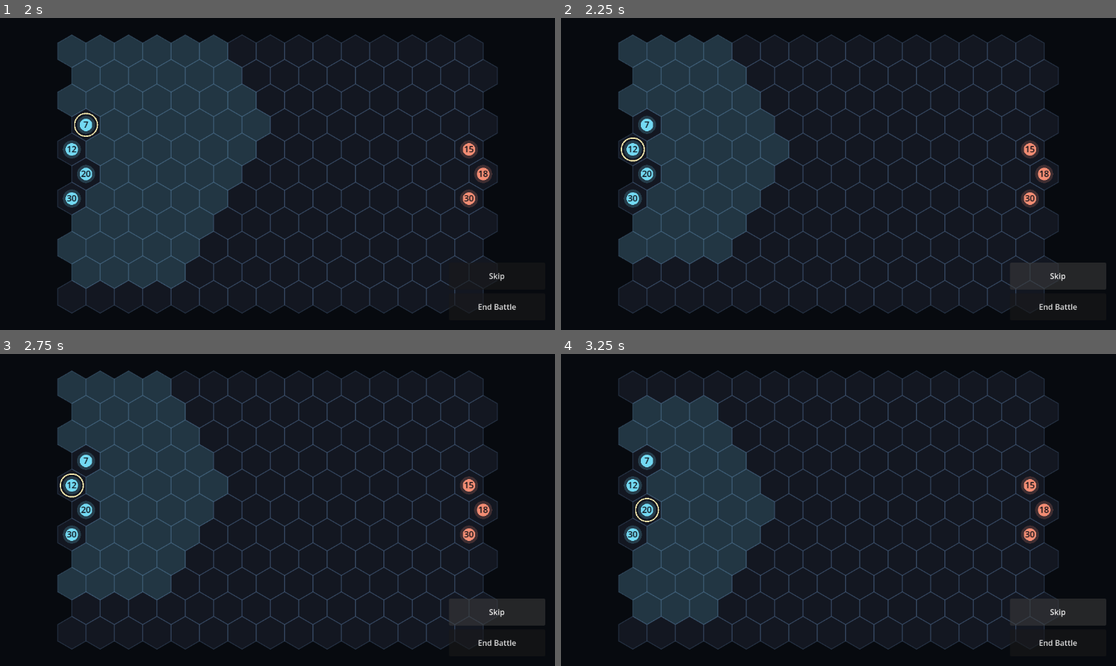
Above: before the commit, frames 1-4 (two rows, left to right).
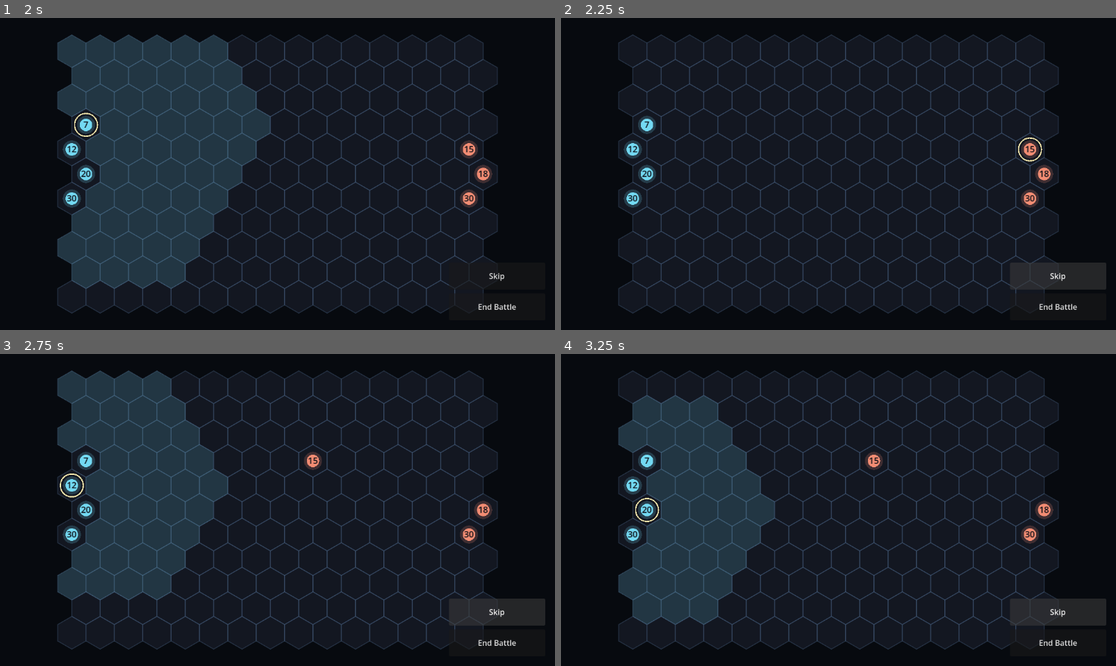
Above: after the commit, the same moments.

Repository: aweussom/noHeroes3
Game: Godot game, scene res://src/Main.tscn
Two runs of this game, one before a commit and one after it. Both use one fixed random seed, a clock stepped at 60 frames per second and the inputs below.
Inputs:
- Up to frame 1 (2 s): click "End Turn" at 0.5 s; click "Battle (debug)" at 1.25 s
- Up to frame 2 (2.25 s): click "Skip" at 2 s
- Up to frame 3 (2.75 s): no input
- Up to frame 4 (3.25 s): click "Skip" at 2.75 s

Frame 1 is identical in both runs. In frame 2, 15% of the frame differs, in the area x 10-87%, y 5-79%; in frame 3, 0.3%; in frame 4, 0.3%.

Commit message:
M4.4: deterministic enemy AI + victory detection
- BattleAI is real: shoot the biggest threat when clear of melee, strike
  the biggest adjacent threat (also the pinned-shooter case), charge a
  reachable target, otherwise advance toward the nearest enemy. Every
  choice has a deterministic tie-break; the only randomness is the
  damage roll on the injected seeded RNG. Side-agnostic, so headless
  tests can drive both armies with it.
- Attack rules moved into BattleModel (can_shoot/shoot/melee with the
  once-per-round retaliation) so player input and AI share one
  implementation; BattleView._try_attack now delegates. Added winner()
  and hex_distance() (cube-coord conversion).
- BattleView runs enemy turns through the AI with a 0.4s beat per action
  (ringing the acting stack first) so the fight stays readable, guards
  input once decided, and shows a warm dim Victory/Defeat banner.
- Removed the superseded M0 stub Battle.gd.

Verified headless: AI-vs-AI on the debug armies terminates (winner=0 in
23 turns, plausible front-line casualties: griffins 7->3, swordsmen
12->7, back-rank shooters untouched) and two same-seed runs are
byte-identical. Clean sanity boot. Docs synced to M4.4.

Co-Authored-By: Claude Fable 5 <noreply@anthropic.com>

Diff:
--- a/src/combat/Battle.gd
+++ /dev/null
@@ -1,10 +0,0 @@
-class_name Battle
-extends Node2D
-## The hex-grid battle scene. Turn-based, no timers — fully pausable, like the rest
-## of the game (she can stop mid-turn the moment she's drowsy). Returns a result.
-
-signal battle_finished(result: Dictionary)
-
-func start(attacker: Array, defender: Array) -> void:
-	# TODO(M4): build hex grid, place stacks, run the turn loop.
-	pass
--- a/src/combat/BattleAI.gd
+++ b/src/combat/BattleAI.gd
@@ -1,8 +1,99 @@
 class_name BattleAI
 extends RefCounted
-## Deterministic opponent AI — heuristic now, minimax later if needed.
-## No LLM, no network. Uses GameState.rng so behaviour is reproducible during review.
+## The deterministic opponent (M4.4). Heuristic, not minimax — plenty for map monsters, and every
+## choice is rule-based with deterministic tie-breaks, so a seeded battle always replays the same
+## way (the only randomness is the damage roll inside BattleModel, on the injected RNG).
+##
+## Pure logic: acts on a BattleModel, never touches rendering. Side-agnostic (targets whatever the
+## acting stack's enemy side is), so it can also drive a "player" army in headless tests.
+##
+## Priorities each turn, HoMM3-monster-ish and simple enough to audit:
+##   1. Shoot the biggest threat, if clear to shoot.
+##   2. Strike the biggest threat already adjacent (this is also the pinned-shooter case).
+##   3. Charge: move next to the biggest threat we can reach this turn, and strike it.
+##   4. Otherwise advance toward the nearest enemy as far as movement allows.
+## "Biggest threat" = the enemy stack with the highest expected damage output (average roll x
+## count) — neutralize what hurts most first.
 
-func choose_action(state: Dictionary) -> Dictionary:
-	# TODO(M4): score legal actions, pick the best deterministically.
-	return {}
+## Play out the acting stack's whole turn on the model (move and/or attack, or pass if boxed in).
+## The caller advances the turn afterwards.
+func take_turn(model: BattleModel, stack: CreatureStack) -> void:
+	var enemies := model.living(1 - stack.side)
+	if enemies.is_empty():
+		return   # battle is over; nothing to do
+
+	# 1. Clear shot: pick off the biggest threat from range.
+	if model.can_shoot(stack):
+		model.shoot(stack, _biggest_threat(enemies))
+		return
+
+	# 2. Already in melee: strike the biggest adjacent threat.
+	var adjacent := enemies.filter(
+		func(e: CreatureStack) -> bool: return model.neighbors(stack.hex).has(e.hex))
+	if not adjacent.is_empty():
+		model.melee(stack, _biggest_threat(adjacent))
+		return
+
+	# 3. Charge: of the enemies with a free reachable hex beside them, go for the biggest threat.
+	var reachable := model.reachable_hexes(stack)
+	var in_range := enemies.filter(
+		func(e: CreatureStack) -> bool: return _charge_hex(model, reachable, e, stack.hex).x >= 0)
+	if not in_range.is_empty():
+		var target := _biggest_threat(in_range)
+		stack.hex = _charge_hex(model, reachable, target, stack.hex)
+		model.melee(stack, target)
+		return
+
+	# 4. Nobody reachable: advance toward the nearest enemy. (Boxed in entirely -> pass.)
+	var advance := _step_toward_enemies(model, reachable, enemies)
+	if advance.x >= 0:
+		stack.hex = advance
+
+# The enemy stack expected to deal the most damage per attack; ties go to the topmost-then-leftmost
+# hex so the choice is deterministic.
+func _biggest_threat(stacks: Array) -> CreatureStack:
+	var best: CreatureStack = null
+	for s: CreatureStack in stacks:
+		if best == null or _threat(s) > _threat(best) \
+				or (_threat(s) == _threat(best) and (s.hex.y < best.hex.y
+					or (s.hex.y == best.hex.y and s.hex.x < best.hex.x))):
+			best = s
+	return best
+
+# Expected damage output: average damage roll times creatures in the stack.
+func _threat(stack: CreatureStack) -> float:
+	return (stack.creature.min_damage + stack.creature.max_damage) * 0.5 * stack.count
+
+# The reachable hex adjacent to `target` that's the shortest charge from `from`, or (-1, -1) if
+# none. First-wins on ties (neighbors() order is fixed), keeping the charge deterministic.
+func _charge_hex(model: BattleModel, reachable: Array[Vector2i], target: CreatureStack, from: Vector2i) -> Vector2i:
+	var best := Vector2i(-1, -1)
+	var best_dist := 0
+	for n in model.neighbors(target.hex):
+		if not n in reachable:
+			continue
+		var d := model.hex_distance(from, n)
+		if best.x < 0 or d < best_dist:
+			best = n
+			best_dist = d
+	return best
+
+# The reachable hex closest to any enemy, or (-1, -1) if the stack can't move at all. First-wins
+# on ties; reachable_hexes() is BFS order, so nearer hexes are considered first — deterministic.
+func _step_toward_enemies(model: BattleModel, reachable: Array[Vector2i], enemies: Array) -> Vector2i:
+	var best := Vector2i(-1, -1)
+	var best_dist := 0
+	for hex in reachable:
+		var d := _distance_to_nearest(model, hex, enemies)
+		if best.x < 0 or d < best_dist:
+			best = hex
+			best_dist = d
+	return best
+
+func _distance_to_nearest(model: BattleModel, hex: Vector2i, enemies: Array) -> int:
+	var nearest := -1
+	for e: CreatureStack in enemies:
+		var d := model.hex_distance(hex, e.hex)
+		if nearest < 0 or d < nearest:
+			nearest = d
+	return nearest
--- a/src/combat/BattleModel.gd
+++ b/src/combat/BattleModel.gd
@@ -46,6 +46,14 @@
 ## Living stacks for a side (0 player, 1 enemy).
 func living(side: int) -> Array[CreatureStack]:
 	return stacks.filter(func(s: CreatureStack) -> bool: return s.is_alive() and s.side == side)
+
+## The winning side (0/1) once the other side is wiped out, or -1 while both still stand.
+func winner() -> int:
+	if living(1).is_empty():
+		return 0
+	if living(0).is_empty():
+		return 1
+	return -1
 
 # --- Turn order ---
 
@@ -110,6 +118,15 @@
 			queue.append(n)
 	return result
 
+## Steps between two hexes as the crow flies (ignoring blockers) — offset coords converted to
+## cube coords, where hex distance is half the coordinate-difference sum (the standard trick).
+func hex_distance(a: Vector2i, b: Vector2i) -> int:
+	var ax := a.x - (a.y - (a.y & 1)) / 2
+	var bx := b.x - (b.y - (b.y & 1)) / 2
+	var dx := bx - ax
+	var dy := b.y - a.y
+	return (absi(dx) + absi(dy) + absi(dx + dy)) / 2
+
 # --- Attacks ---
 
 ## Is any enemy stack on a hex adjacent to this one? (A ranged stack in melee can't shoot.)
@@ -119,6 +136,22 @@
 		if other != null and other.side != stack.side:
 			return true
 	return false
+
+## May this stack shoot right now? Ranged, ammo left, and not pinned by an adjacent enemy.
+func can_shoot(stack: CreatureStack) -> bool:
+	return stack.is_ranged() and stack.shots_left > 0 and not has_adjacent_enemy(stack)
+
+## A ranged attack: spends a shot, defender never retaliates. Caller checks can_shoot() first.
+func shoot(attacker: CreatureStack, defender: CreatureStack) -> void:
+	attacker.shots_left -= 1
+	deal_damage(attacker, defender)
+
+## A melee strike on an adjacent enemy: the defender hits back once per round if it survives.
+func melee(attacker: CreatureStack, defender: CreatureStack) -> void:
+	deal_damage(attacker, defender)
+	if defender.is_alive() and not defender.retaliated:
+		defender.retaliated = true
+		deal_damage(defender, attacker)
 
 ## Resolve `attacker` hitting `defender`: roll damage (HoMM3 formula, seeded RNG so battles are
 ## reproducible), apply casualties, and return the damage dealt. Retaliation is the caller's job.
--- a/src/combat/BattleView.gd
+++ b/src/combat/BattleView.gd
@@ -4,16 +4,20 @@
 ## night-tint CanvasModulate and camera: it draws in screen space on an opaque dark background that
 ## both hides the map and swallows input meant for it. Built in code, like HUD, to stay auditable.
 ##
-## M4.1 just stages the battle (grid + armies) with an End Battle button. Turn order, movement,
-## attacks and AI land in M4.2-M4.4; this view grows to handle their input and animation.
+## The full turn loop runs here: player stacks act by tap (move / attack), enemy stacks act through
+## BattleAI with a short beat between actions so the fight stays readable. When a side is wiped the
+## view announces the outcome; End Battle closes it (M4 remaining: apply the result to the map).
 
 signal finished
 
 const BG_COLOR := Color(0.03, 0.04, 0.06, 1.0)
+const AI_STEP_DELAY := 0.4   # seconds before each enemy action — a calm, followable pace
 
 var _model: BattleModel
 var _field: BattleField
+var _ai := BattleAI.new()
 var _reachable: Array[Vector2i] = []
+var _outcome: Label   # victory/defeat banner, created once the battle is decided
 
 func _ready() -> void:
 	layer = 20   # above the adventure map and its HUD
@@ -52,15 +56,26 @@
 	_field.position = (view_size - field_size) * 0.5
 	_begin_turn()
 
-# Advance to the next stack the player controls, auto-passing enemy turns (placeholder for the
-# M4.4 AI), then highlight it and its movement range.
+# Start the next stack's turn. Player stacks get highlights and wait for a tap; enemy stacks act
+# through BattleAI after a short beat (ringed first, so she can see whose move it was), then the
+# turn advances. Once a side is wiped, announce the outcome instead.
 func _begin_turn() -> void:
-	var guard := 0
-	while _model.active_stack() != null and _model.active_stack().side == 1 and guard < 1000:
-		_model.advance_turn()
-		guard += 1
+	if _model.winner() != -1:
+		_show_outcome()
+		return
 	var stack := _model.active_stack()
-	_reachable = _model.reachable_hexes(stack) if stack != null else []
+	if stack == null:
+		return   # defensive; winner() above already covers a wiped side
+	if stack.side == 1:
+		_reachable = []
+		_field.set_highlights(stack, [])
+		await get_tree().create_timer(AI_STEP_DELAY).timeout
+		if not is_inside_tree():
+			return   # battle was closed while we waited
+		_ai.take_turn(_model, stack)
+		_end_turn()
+		return
+	_reachable = _model.reachable_hexes(stack)
 	_field.set_highlights(stack, _reachable)
 
 func _skip() -> void:
@@ -72,7 +87,7 @@
 func _on_field_input(event: InputEvent) -> void:
 	var tapped: bool = (event is InputEventMouseButton and event.pressed and event.button_index == MOUSE_BUTTON_LEFT) \
 		or (event is InputEventScreenTouch and event.pressed)
-	if not tapped:
+	if not tapped or _model.winner() != -1:
 		return
 	var stack := _model.active_stack()
 	if stack == null or stack.side != 0:
@@ -90,11 +105,10 @@
 	_begin_turn()
 
 # Attack a target: shoot if ranged and clear of melee; otherwise close to an adjacent hex (if
-# reachable) and strike, taking one retaliation if the defender survives.
+# reachable) and strike. Shot/retaliation rules live in BattleModel, shared with BattleAI.
 func _try_attack(attacker: CreatureStack, target: CreatureStack) -> void:
-	if attacker.is_ranged() and attacker.shots_left > 0 and not _model.has_adjacent_enemy(attacker):
-		attacker.shots_left -= 1
-		_model.deal_damage(attacker, target)
+	if _model.can_shoot(attacker):
+		_model.shoot(attacker, target)
 		_end_turn()
 		return
 
@@ -104,11 +118,23 @@
 			return   # can't reach the target this turn
 		attacker.hex = spot
 
-	_model.deal_damage(attacker, target)
-	if target.is_alive() and not target.retaliated:
-		target.retaliated = true
-		_model.deal_damage(target, attacker)
+	_model.melee(attacker, target)
 	_end_turn()
+
+# The battle is decided: clear the highlights and announce it, dim and centred near the top.
+# The End Battle button (always on screen) is the way out.
+func _show_outcome() -> void:
+	_field.set_highlights(null, [])
+	if _outcome != null:
+		return
+	_outcome = Label.new()
+	_outcome.text = "Victory!" if _model.winner() == 0 else "Defeat..."
+	_outcome.add_theme_font_size_override("font_size", 48)
+	_outcome.add_theme_color_override("font_color", Color(0.9, 0.82, 0.55))   # warm, dim (HUD tone)
+	_outcome.set_anchors_preset(Control.PRESET_CENTER_TOP)
+	_outcome.grow_horizontal = Control.GROW_DIRECTION_BOTH
+	_outcome.offset_top = 48
+	add_child(_outcome)
 
 # A reachable empty hex next to the target, or (-1, -1) if none.
 func _reachable_adjacent_to(target: CreatureStack) -> Vector2i:
Not shown, removed: src/combat/Battle.gd.uid
Not shown, changed: CLAUDE.md
Not shown, changed: PLAN.md
Not shown, changed: README.md
